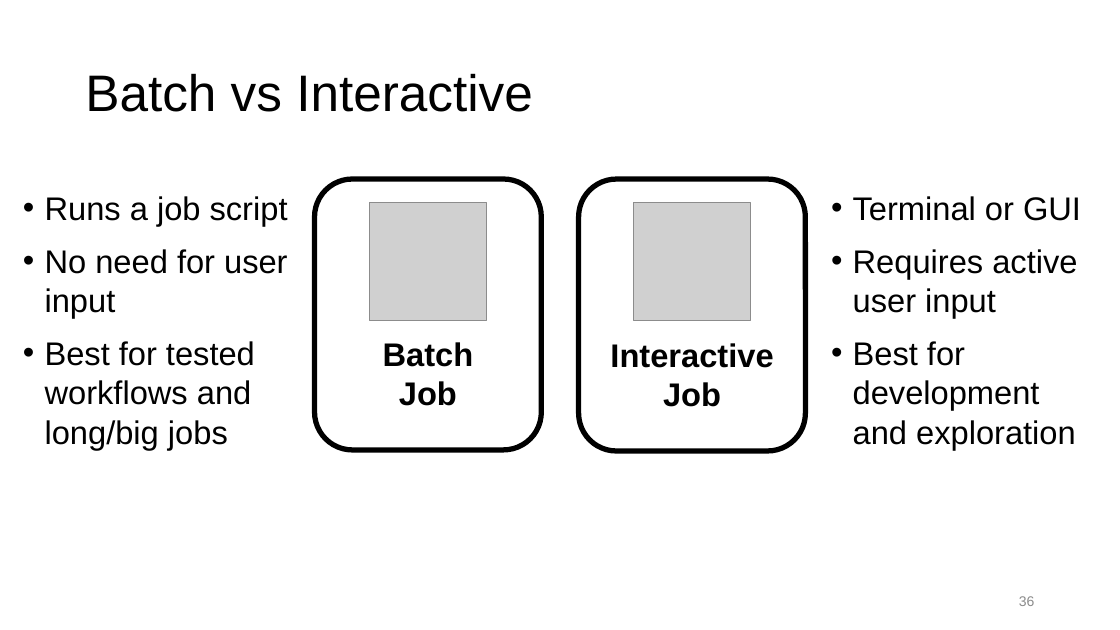
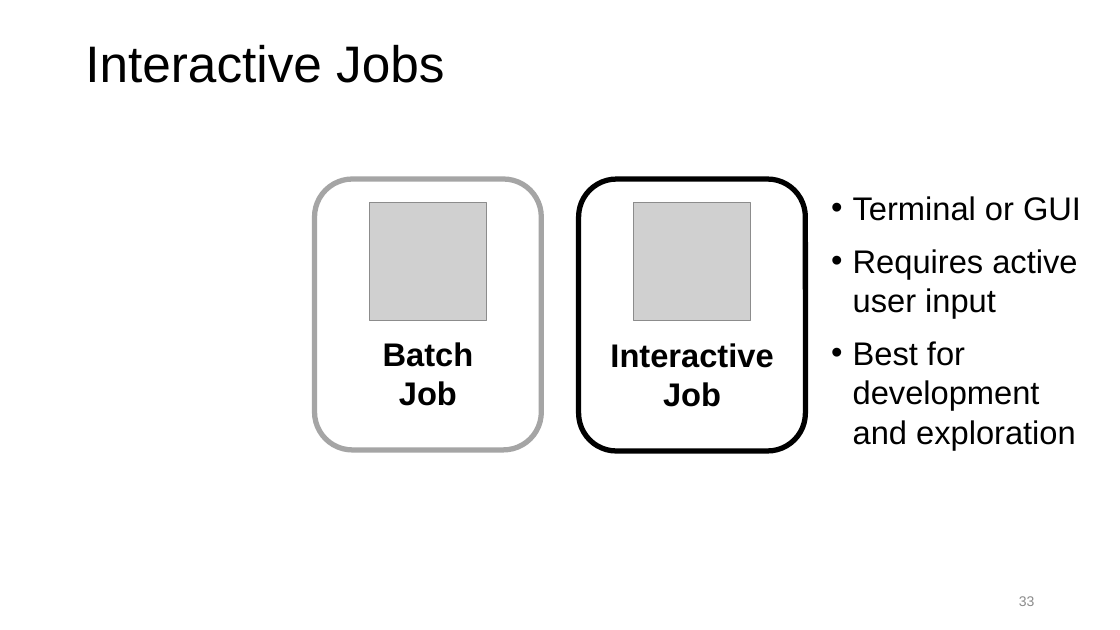
Before and after one commit to ResearchComputing/Getting_Started_With_Research_Computing, a slide deck: slide 33 of Command_Line_And_Job_Scheduling.pptx (slide 36 before the commit). Drawn at 1120x630 pixels with LibreOffice and Linux fonts; fonts in the diff are those of the drawing; grey boxes stand for pictures; background and template pictures are left out. Boxes give left, top, right and bottom in pixels: in the first picture for what was removed or moved away, otherwise in the second. Text is boxed around its words. In the diff, an @@ line names an element or a change of style, - is before the commit and + after.

```diff
--- a/Command_Line_And_Job_Scheduling.pptx
+++ b/Command_Line_And_Job_Scheduling.pptx
@@ title at bbox=[85, 44, 444, 83]: text changed @@
-Batch vs Interactive
+Interactive Jobs
@@ rounded rectangle at bbox=[314, 179, 541, 450]: outline #000000 4.5 pt to #A5A5A5 4.5 pt @@
@@ text removed at bbox=[45, 196, 288, 450] @@
-• Runs a job script
-• No need for user input
-• Best for tested workflows and long/big jobs
@@ page number at bbox=[1019, 596, 1035, 606]: text changed @@
-36
+33
```
Also in this commit, not shown: 20 other slides changed, 11 slides added, 17 slides removed, 1 other file.
